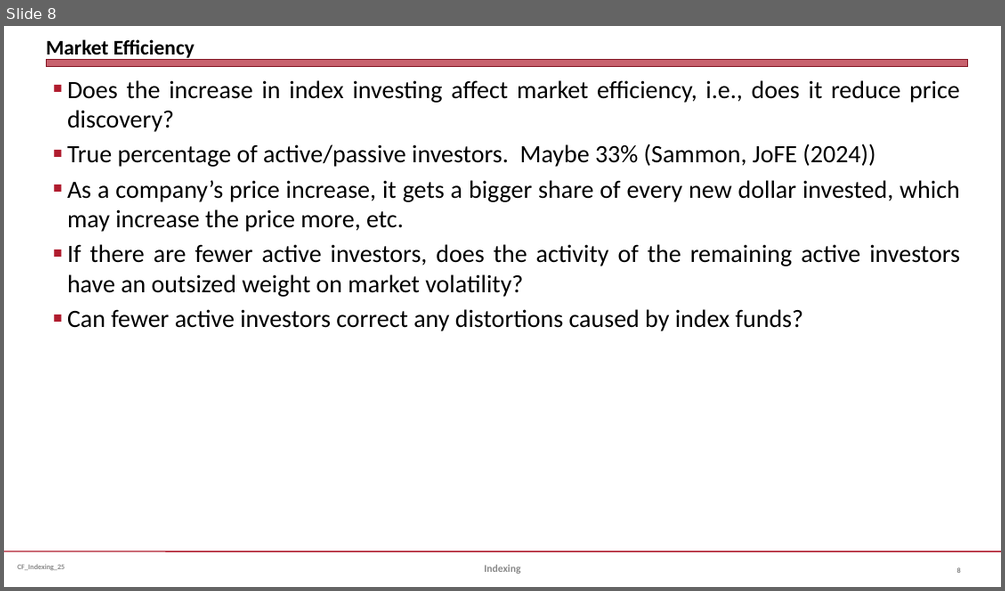
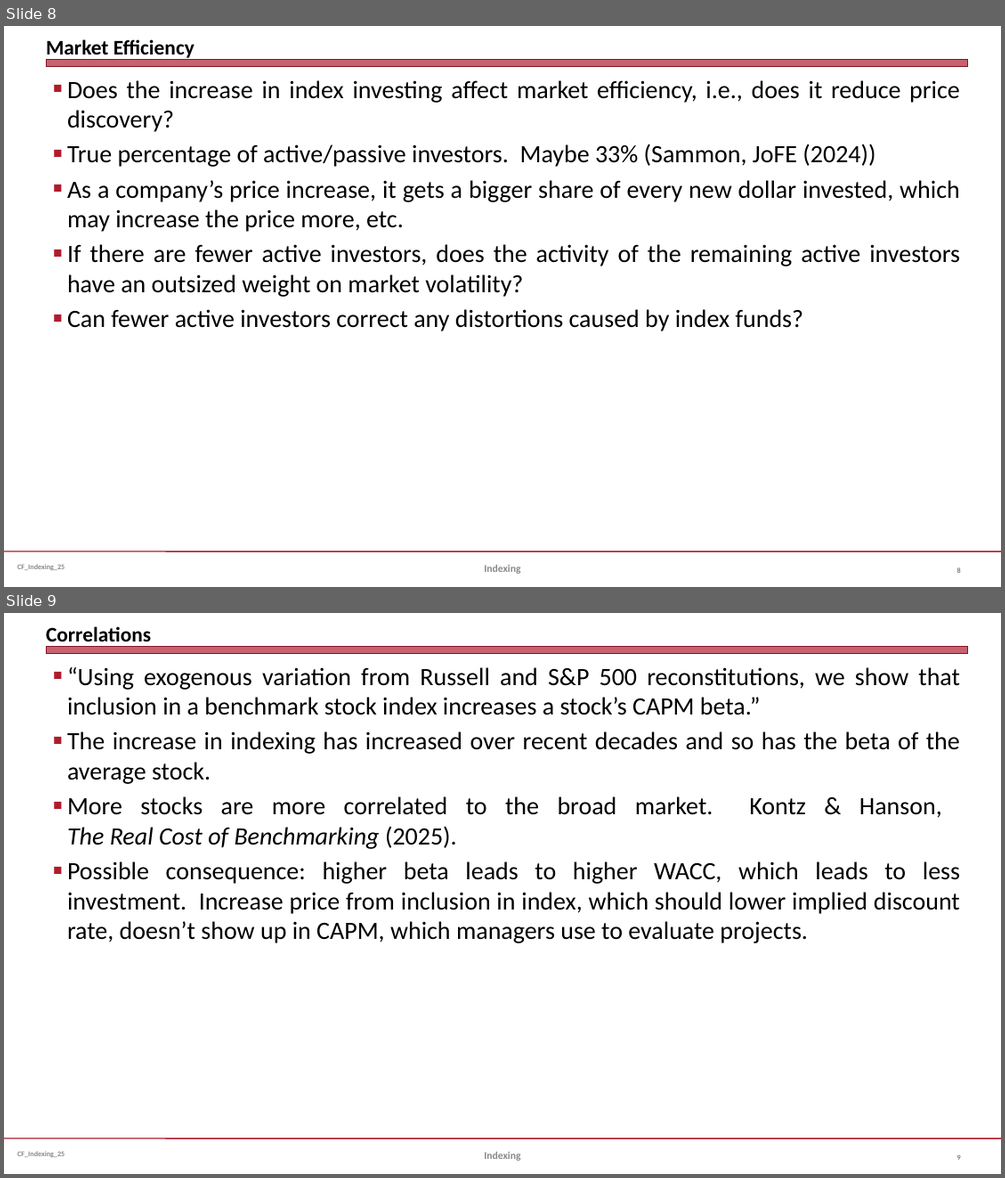
Before and after one commit to jmc877/Corporate-Finance, a slide deck: slides/Indexing_2025.pptx. Shown one above the other, each under a label of ours: slide 8 before the commit, slides 8 and 9 after it. The pictures are 1005x591 and 1005x1178 pixels, drawn with LibreOffice and Linux fonts; fonts in the diff are those of the drawing. Boxes give left, top, right and bottom in pixels: in the first picture for what was removed or moved away, otherwise in the second. Text is boxed around its words. In the diff, an @@ line names an element or a change of style, - is before the commit and + after.

```diff
--- a/slides/Indexing_2025.pptx
+++ b/slides/Indexing_2025.pptx
@@ slide 9 added at box(4, 613, 1001, 1174), background #FFFFFF; not listed: 3 template elements that a slide beside it also shows @@
@@ title added at box(46, 626, 151, 647), 20 pt, text #000000, bold @@
+Correlations
@@ text added at box(67, 667, 960, 943), 24 pt, text #000000 @@
+■ “Using exogenous variation from Russell and S&P 500 reconstitutions, we show that inclusion in a benchmark stock index increases a stock’s CAPM beta.”
+■ The increase in indexing has increased over recent decades and so has the beta of the average stock.
+■ More stocks are more correlated to the broad market. Kontz & Hanson,
+  The Real Cost of Benchmarking (2025).
+■ Possible consequence: higher beta leads to higher WACC, which leads to less investment. Increase price from inclusion in index, which should lower implied discount rate, doesn’t show up in CAPM, which managers use to evaluate projects.
@@ text added at box(484, 1151, 520, 1160), 10 pt, text #898989, bold @@
+Indexing
@@ page number added at box(957, 1155, 961, 1159), 7 pt, text #808080, bold @@
+9
```
Also in this commit, not shown: 1 slide changed, 5 other files.
